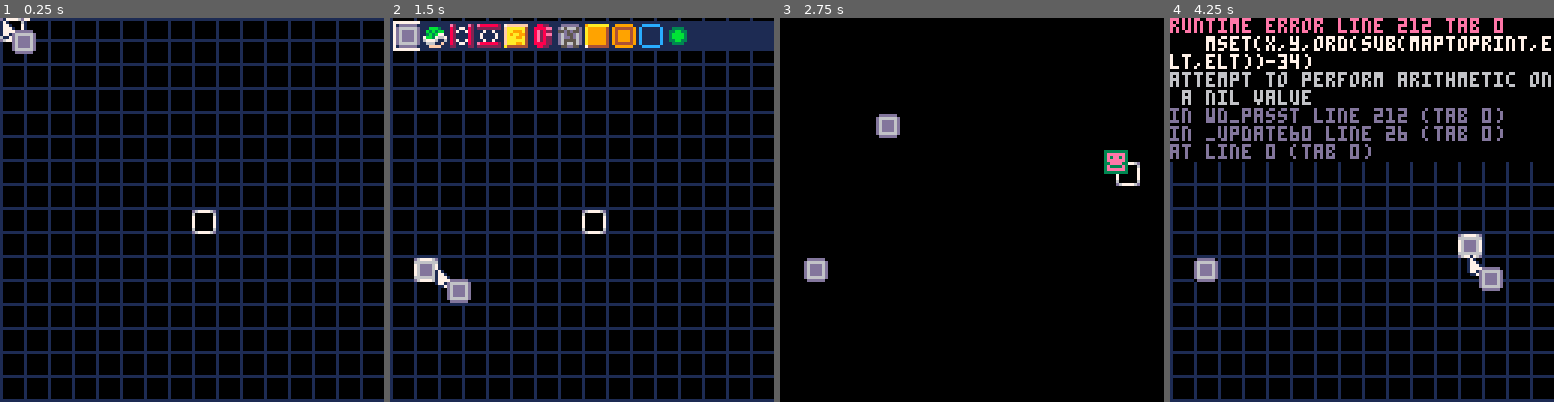
Above: before the commit, frames 1-4 (left to right).
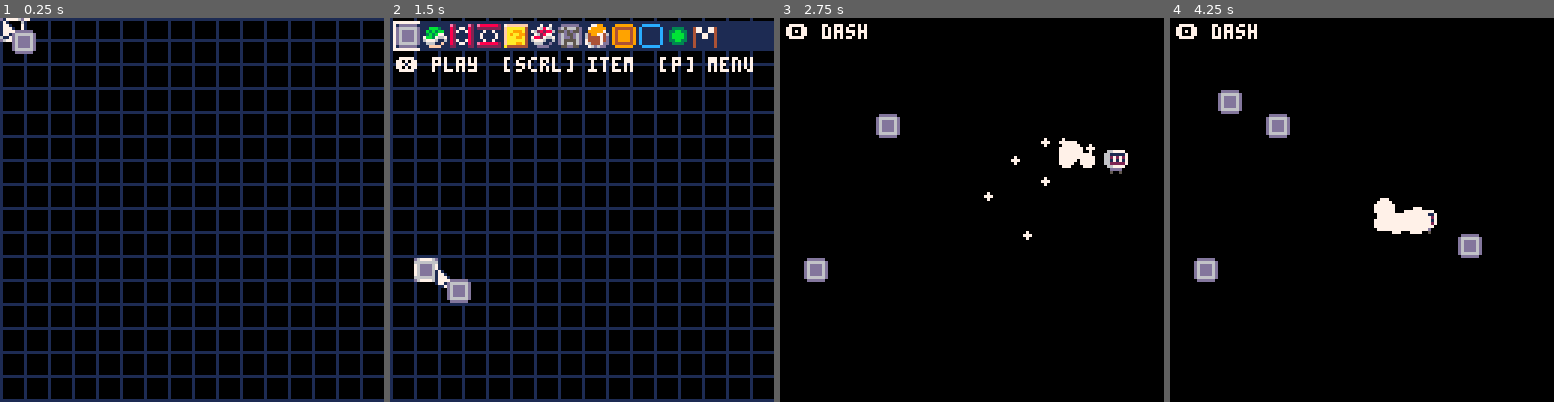
Above: after the commit, the same moments.

Repository: Yolwoocle/pico8_level_editor
Game: PICO-8 cartridge leveleditor.p8
Same seed, same stepped clock (60 frames per second), same inputs: the game is played once before the commit and once after it.
Inputs (mouse positions are in pixels of both pictures, inside the frame that each line leads up to):
- Up to frame 1 (0.25 s): no input
- Up to frame 2 (1.5 s): tap X (X key) at 0.33, 1.07 s; click (670, 121) at 0.67 s; tap O (Z key) at 0.7 s; click (436, 267) at 1.22 s
- Up to frame 3 (2.75 s): hold Right 1.6-2.1 s; tap O (Z key) at 1.7, 2.1, 2.5 s; click (887, 114) at 1.77 s; tap X (X key) at 1.85 s; hold Up 2.15-2.42 s; click (952, 259) at 2.32 s; hold Right from 2.47 s (still down)
- Up to frame 4 (4.25 s): click (1404, 106) at 2.87 s; tap O (Z key) every 0.4 s from 2.9 to 4.1 s; tap X (X key) at 2.97, 4.08 s; release Right at 3.03 s; hold Left 3.08-3.58 s; click (1465, 256) at 3.42 s; hold Down 3.63-3.97 s; click (1231, 102) at 3.97 s; hold Right from 4.02 s (still down)

The runs differ from the first frame. In frame 1, 0.2% of the frame differs, in the area x 50-57%, y 50-57%; in frame 2, 2.3%; in frame 3, 1.6%; in frame 4, 25%, in the area x 0-100%, y 0-100%.
Error before the commit: runtime error line 212 tab 0; mset(x,y,ord(sub(maptoprint,elt,elt))-34); attempt to perform arithmetic on a nil value

Commit message:
Polish, screenshake + particles

Diff:
--- a/leveleditor.p8
+++ b/leveleditor.p8
@@ -9,10 +9,16 @@
 	switch = true
 	nb11 = 1
 	xstart,ystart=64,64
+	editmapcd = 0
+
 	init_cursor()
 	init_player()
 	init_hotbar()
-	editmapcd = 0
+
+	particles = {}
+	scrshake = 0
+
+	camx,camy=0,0
 end
 
 function _update60()
@@ -21,18 +27,18 @@
 		editmap()
 
 		-- exporting/importing
-		if btn(⬆️) then
+		menuitem(1,"⬆️ export level", function()
+			make_textptc(2,120,"level copied to clipboard")
 			printh(wd_str(),'@clip')
-		end
-
-		if btn(⬇️)then
+		end)
+
+		menuitem(2,"⬇️ import level", function()
 			wd_passt(stat(4))
-		end
+			make_textptc(2,120,"level pasted from clipboard\n(ctrl+v if doesn't work)")
+		end)
 
 		if btnp(❎) then
-			mode="play"
-			parse_level()
-			init_player()
+			play_mode()
 		end
 
 		update_btns(hotbar)
@@ -40,9 +46,15 @@
 	elseif mode == "play" then
 		update_player()
 		update_objs()
-		if(btnp(❎))mode="edit" wd_passt(wd)
-	end
-
+		if(btnp(❎))edit_mode()
+	end
+
+	update_ptc()
+
+	--screenshake
+	scrshake=max(scrshake-.2,0)
+	camera(camx+rrnd(scrshake),
+	camy+rrnd(scrshake))
 end
 
 function _draw()
@@ -50,15 +62,19 @@
 	map()
 	color(7)
 	--print("debug:"..tostr(debug),0,16)
-	spr(16,(p.x+4)\8*8,(p.y+4)\8*8)
 	if mode == "edit" then
 		draw_btns(hotbar)
 		--no code below this
 		draw_cursor()
+
 	elseif mode == "play" then
 		spr(64,p.x,p.y)
 		draw_objs()
-	end
+		print("🅾️ dash",2,2,7)
+
+	end
+
+	draw_ptc()
 end
 
 --functions
@@ -76,6 +92,10 @@
 
 function v(x,y)
 	return {x=x,y=y}
+end
+
+function rrnd(n)
+	return rnd(2*n)-n
 end
 -->8
 --mouse & cursor
@@ -116,7 +136,7 @@
 -->8
 --level editing & processing
 
-block_list={1,2,3,4,5,6,7,8,9,10,11}
+block_list={1,2,3,4,5,6,7,8,9,10,11,12}
 
 function parse_level()
 	objects = {}
@@ -125,7 +145,7 @@
 		for x=0,15 do
 			local m=mget(x,y)
 			if fget(m,1) then
-				add(objects,make_ball(x*8,y*8))
+				add(objects,make_ball(x*8,y*8,m))
 				mset(x,y,0)
 			elseif m==32 then
 				mset(x,y,0)
@@ -168,20 +188,20 @@
 
 	--block placement
 	if blocktoplace and (not(prevlmb) or (prevcux != cux or prevcuy != cuy)) then
-	 bktoreplace = mget(cux,cuy)
-
-	 replaceby(2,5,18)
-
-	 replaceby(3,5,19)
-
-	 replaceby(4,5,20)
-	 if blocktoplace != 11 or 	nb11 > 0 then
+		bktoreplace = mget(cux,cuy)
+
+		replaceby(2,5,18)
+
+		replaceby(3,5,19)
+
+		replaceby(4,5,20)
+		if blocktoplace != 11 or 	nb11 > 0 then
 		mset(cux,cuy,blocktoplace)
 		if (bktoreplace == 11) nb11 += 1 xstart=64 ystart=64
 		if (blocktoplace == 11) nb11 -= 1 xstart=cux*8 ystart=cuy*8
 		end
 		prevcux = cux
-	 prevcuy = cuy
+		prevcuy = cuy
 		--editmapcd = 4
 	end
 	--end
@@ -216,6 +236,17 @@
 			elt += 1
 		end
 	end
+end
+
+function edit_mode()
+	mode="edit"
+	wd_passt(wd)
+end
+
+function play_mode()
+	mode="play"
+	parse_level()
+	init_player()
 end
 -->8
 --player
@@ -244,20 +275,32 @@
 end
 
 function update_player()
- p.cd = max(p.cd-1,0)
- p.dashcd = max(p.dashcd-1,0)
- p.activate = false
- if (p.dashcd > 11) p.activate = true
- prevo = btno
+	p.cd = max(p.cd-1,0)
+	p.dashcd = max(p.dashcd-1,0)
+	p.activate = false
+
+	--dashing
+	if (p.dashcd > 11) p.activate = true
+	prevo = btno
 	btno = btn(🅾️)
 	spd=p.spd
-	if (p.dashcd==0 and btno and not(prevo)) spd = 4 p.dashcd = 20
+	if p.dashcd==0 and btno
+	and not(prevo) then
+		spd = 4
+		p.dashcd = 20
+		scrshake=1
+
+	end
+	if p.dashcd > 11 then
+		make_ptc(p.x+4,p.y+4,7)
+	end
+
+
 	if (abtn(⬅️)) p.dx-=spd
 	if (abtn(➡️)) p.dx+=spd
 	if (abtn(⬆️)) p.dy-=spd
 	if (abtn(⬇️)) p.dy+=spd
 
-
 	p.dx *= p.fric
 	p.dy *= p.fric
 
@@ -269,9 +312,10 @@
 
 
 -->8
---objects (+ collsion)
-function make_ball(x,y)
+--objects (+ collision)
+function make_ball(x,y,t)
 	return {
+		t=t,--type
 		x=x, y=y,
 		dx=0,dy=0,
 		dir=v(0,0),
@@ -280,7 +324,7 @@
 		bx=1,by=1,
 		bw=6,bh=6,
 
-		spr=2,
+		spr=t,
 		ghosttimer=0,
 		kickable = true,
 		activate = true,
@@ -297,7 +341,7 @@
 		local x=o.x
 		local y=o.y
 
-  o.kicked = not(kickable)
+		o.kicked = not(kickable)
 
 		o.ghosttimer -= 1
 
@@ -307,29 +351,26 @@
 			local axis=v(2,0)
 			if(abs(p.dy)>abs(p.dx))axis=v(0,2)
 
-
 			o.kicked = true
 			o.dx = sgn(p.dx)*axis.x
 			o.dy = sgn(p.dy)*axis.y
 
-			debug=tostr(o.dx).." "..tostr(o.dy)
-
+			--dmg player if spiked
+			if(o.t==6) edit_mode()
 		end
 		collide(o,1)
---		if o.kicked then
---			if collide(o,1,true) then
---			interact_block(o,x+o.dx*3,y+o.dy*3)
---			end
---
---		end
-  if o.kicked then
-		for i in all(objects)do
-			if obj_coll(o,i) and
-			(i.x!=o.x or i.y!=o.y)then
-				del(objects,o)
-				del(objects,i)
+
+		if o.kicked then
+			--shell/ball collision
+			for i in all(objects)do
+				if obj_coll(o,i) and
+				(i.x!=o.x or i.y!=o.y)then
+					del(objects,o)
+					del(objects,i)
+					burst_ptc(o.x+4,o.y+4,15)
+				end
 			end
-		end
+
 		end
 
 		if x%8==0 and y%8==0 then
@@ -388,11 +429,13 @@
 
 function is_solid(x,y,o)
 	if fget(mget(x\8,y\8),0) then
-	if (o.activate) interact_block(x,y,o)
-	return true
-	else
+		if o.activate then
+			interact_block(x,y,o)
+		end
+
+		return mget(x\8,y\8)
+	end
 	return false
-	end
 end
 
 function collision(x,y,w,h,o)
@@ -437,6 +480,12 @@
 		output = true
 	end
 
+	o.block=mget((o.x+4)\8, (o.y+4)\8)
+	if o.block==12 then
+		mode="edit"
+		wd_passt(wd)
+	end
+
 	return output
 end
 
@@ -469,28 +518,28 @@
 end
 
 function interact_block(x,y,o)
-local x=x\8
-local y=y\8
-local cd = o.cd
+	local x=x\8
+	local y=y\8
+	local cd = o.cd
 	object = mget(x,y)
 	stop_ = false
-	for i = 1,7,3 do
-	for k = 1,7,3 do
-	local _mx = (o.x+i)\8
-  local _my = (o.y+k)\8
-  for a =-1,1 do
-  for z =-1,1 do
-  if not(stop_)and x+a == _mx and y+z == _my then
-   if a+z == 1 or a+z == -1 then
-   g = -a
-   h = -z
-   stop_ = true
-   end
-  end
-  end
-  end
-  end
-  end
+	for i = 2,6,2 do
+		for k = 2,6,2 do
+			local _mx = (o.x+i)\8
+			local _my = (o.y+k)\8
+			for a =-1,1 do
+				for z =-1,1 do
+					if not(stop_)and x+a == _mx and y+z == _my then
+						if a+z == 1 or a+z == -1 then
+							g = -a
+							h = -z
+							stop_ = true
+						end
+					end
+				end
+			end
+		end
+	end
 
 	if cd == 0 then
 	if object == 18 then
@@ -565,7 +614,7 @@
 		if point_rect_coll(mx,my,b.x,b.y,b.w,b.h) then
 			b.hovered = true
 			if lmb then
-				b:onclick()
+				--b:onclick()
 			end
 		end
 
@@ -584,6 +633,11 @@
 		spr(b.sp,x+1,y+1)
 		if(b.n==cui)rect(x,y,x+w,y+h,7)
 	end
+
+	--remove for release
+	if my>30 then
+		print("❎ play  [scrl] item  [p] menu",2,btns[1].y+12,7)
+	end
 end
 
 ---
@@ -596,6 +650,58 @@
 		9,9,i,"lol",sgn))
 	end
 end
+-->8
+-- particles, scrshake & polish
+function init_ptc()
+	particles = {}
+end
+
+function make_ptc(x,y,col)
+	add(particles,{
+		type="r",
+		x=x,y=y,
+		dx=rrnd(1),dy=rrnd(1),
+		col=col,
+		r=1+rnd(5)
+	})
+end
+
+function burst_ptc(x,y,col)
+	for i=1,15 do
+		make_ptc(x,y,col)
+	end
+end
+
+function make_textptc(x,y,txt)
+	add(particles,{
+		type="t",
+		x=x,y=y,
+		dx=0,dy=-1,
+		r=300,
+		txt=txt,
+	})
+end
+
+function update_ptc()
+	for p in all(particles)do
+		p.dx *= 0.95
+		p.dy *= 0.95
+		p.r *= 0.95
+
+		p.x += p.dx
+		p.y += p.dy
+
+		if(p.r<1) del(particles,p)
+	end
+end
+
+function draw_ptc()
+	for p in all(particles) do
+		if(p.type=='r')circfill(p.x,p.y,p.r,p.col)
+		if(p.type=='t')print(p.txt,p.x,p.y,7)
+	end
+end
+
 
 
 
@@ -646,7 +752,7 @@
 
 
 __gff__
-0001020000010001010100000000000000000101010100000100010000000000000000000001000000000000000000000000000001010000000000000000000000000000000000000000000000000000000000000000000000000000000000000000000000000000000000000000000000000000000000000000000000000000
+0001020000010201010100000000000000000101010100000100010000000000000000000001000000000000000000000000000001010000000000000000000000000000000000000000000000000000000000000000000000000000000000000000000000000000000000000000000000000000000000000000000000000000
 0000000000000000000000000000000000000000000000000000000000000000000000000000000000000000000000000000000000000000000000000000000000000000000000000000000000000000000000000000000000000000000000000000000000000000000000000000000000000000000000000000000000000000
 __map__
 2020202020202020202020202020202020202020202020202020202020202020202020202020202020202020202020202020202020202020200000000000000000000000000000000000000000000000000000000000000000000000000000000000000000000000000000000000000000000000000000000000000000000000
Not shown, changed: 24 lines of the sprite sheet (__gfx__) section of leveleditor.p8
